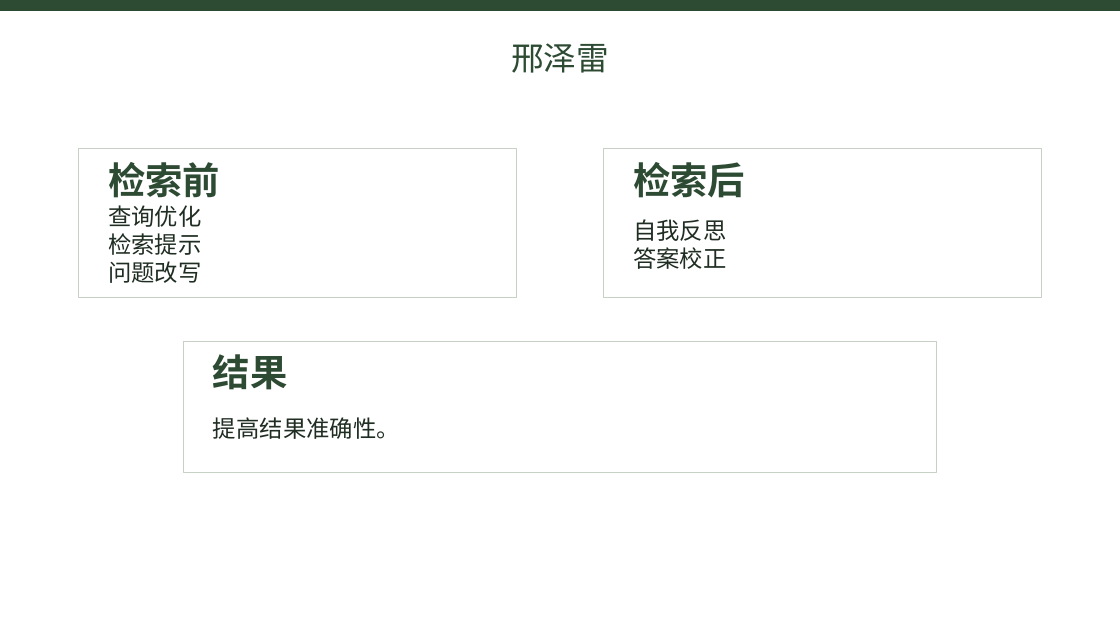
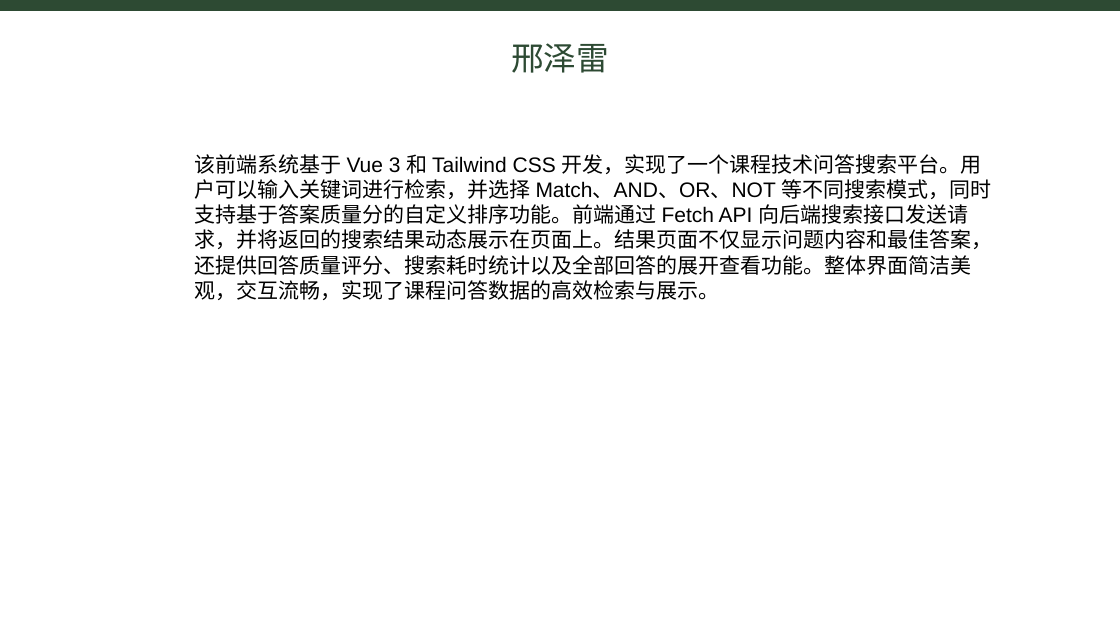
Before and after one commit to fivekilo/myrag, a slide deck: slide 14 of report/搜索引擎总结.pptx. Drawn at 1120x630 pixels with LibreOffice and Linux fonts; fonts in the diff are those of the drawing. Boxes give left, top, right and bottom in pixels: in the first picture for what was removed or moved away, otherwise in the second. Text is boxed around its words. In the diff, an @@ line names an element or a change of style, - is before the commit and + after.

```diff
--- a/report/搜索引擎总结.pptx
+++ b/report/搜索引擎总结.pptx
@@ rectangle removed at [79, 149, 517, 297] @@
@@ rectangle removed at [604, 149, 1042, 297] @@
@@ text removed at [108, 162, 220, 198] @@
-检索前
@@ text added at [195, 154, 993, 300], 18 pt, text #000000 @@
+该前端系统基于 Vue 3 和 Tailwind CSS 开发，实现了一个课程技术问答搜索平台。用户可以输入关键词进行检索，并选择 Match、AND、OR、NOT 等不同搜索模式，同时支持基于答案质量分的自定义排序功能。前端通过 Fetch API 向后端搜索接口发送请求，并将返回的搜索结果动态展示在页面上。结果页面不仅显示问题内容和最佳答案，还提供回答质量评分、搜索耗时统计以及全部回答的展开查看功能。整体界面简洁美观，交互流畅，实现了课程问答数据的高效检索与展示。
@@ text removed at [633, 162, 745, 198] @@
-检索后
@@ text removed at [108, 205, 201, 283] @@
-查询优化
-检索提示
-问题改写
@@ text removed at [633, 219, 726, 269] @@
-自我反思
-答案校正
@@ rectangle removed at [184, 341, 937, 472] @@
@@ text removed at [213, 354, 288, 390] @@
-结果
@@ text removed at [213, 417, 400, 439] @@
-提高结果准确性。
```
Also in this commit, not shown: 2 other files.
